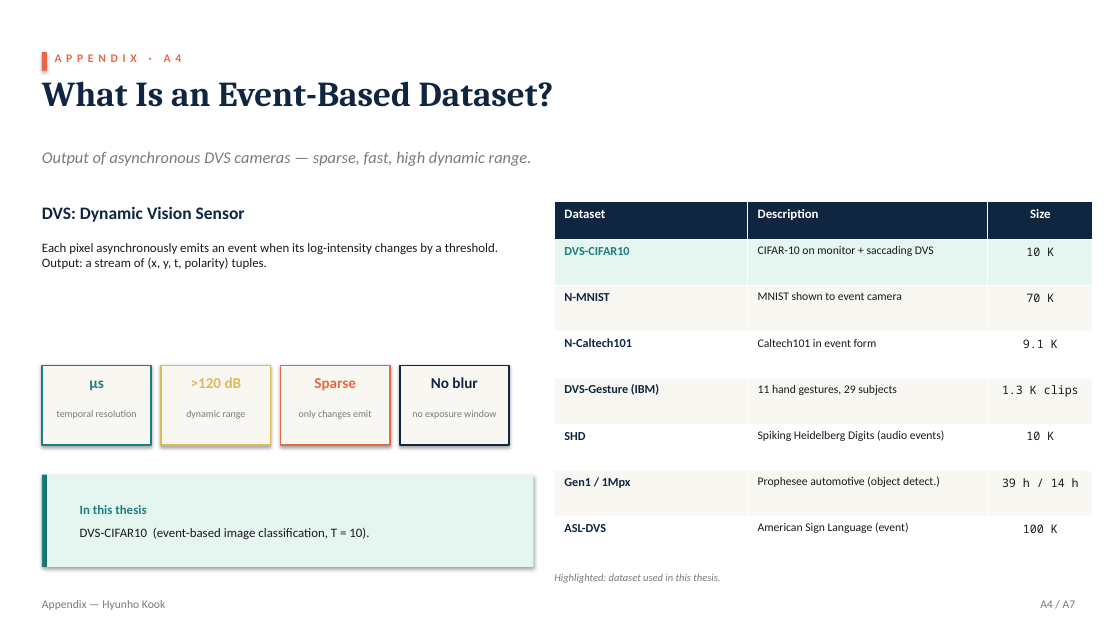
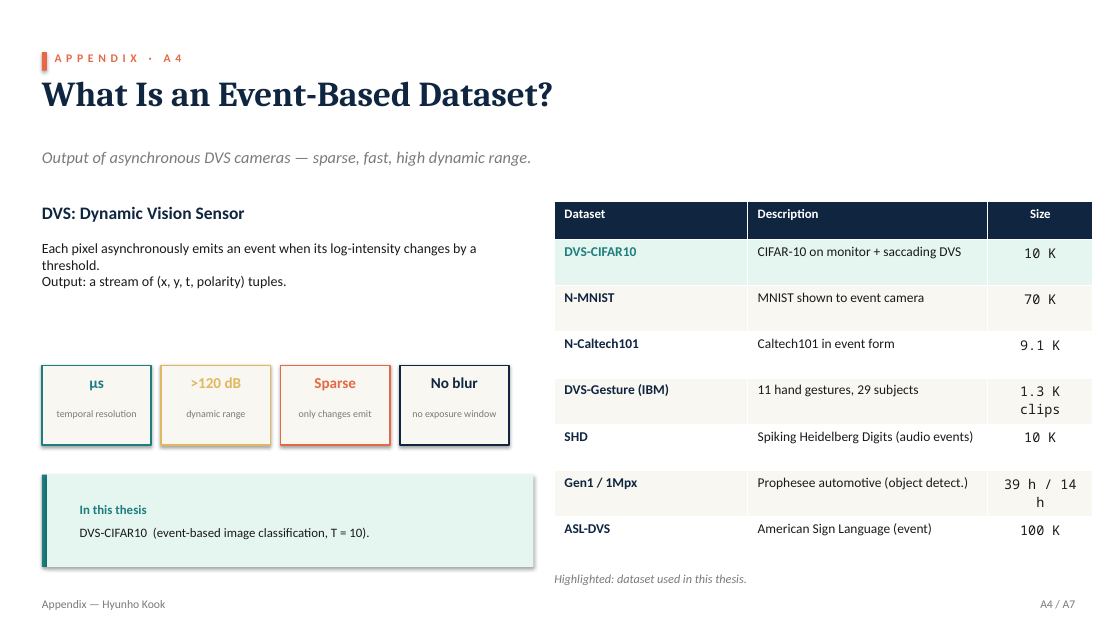
Before and after one commit to kookhh0827/POSTECH_thesis_template_latex, a slide deck: slide 25 of Hyunho_Kook_Master_Defense.pptx. Drawn at 1120x630 pixels with LibreOffice and Linux fonts; fonts in the diff are those of the drawing. Boxes give left, top, right and bottom in pixels: in the first picture for what was removed or moved away, otherwise in the second. Text is boxed around its words. In the diff, an @@ line names an element or a change of style, - is before the commit and + after.

```diff
--- a/Hyunho_Kook_Master_Defense.pptx
+++ b/Hyunho_Kook_Master_Defense.pptx
@@ table at [555,202,1092,563] @@
@@ size 10.5 to 11.5 pt in "DVS-CIFAR10", "N-MNIST", "N-Caltech101", "DVS-Gesture (IBM)" and 3 more places @@
@@ size 10 to 11.5 pt in "CIFAR-10 on monitor + saccading DVS", "10 K", "MNIST shown to event camera", "70 K" and 10 more places @@
@@ text "Each pixel asynchronously emits an ..." at [42,243,477,289]: size 11 to 12 pt @@
@@ text "Highlighted: dataset used in this ..." at [554,574,746,585]: size 9 to 10.5 pt @@
```
Also in this commit, not shown: 17 other slides changed, 2 other files.
